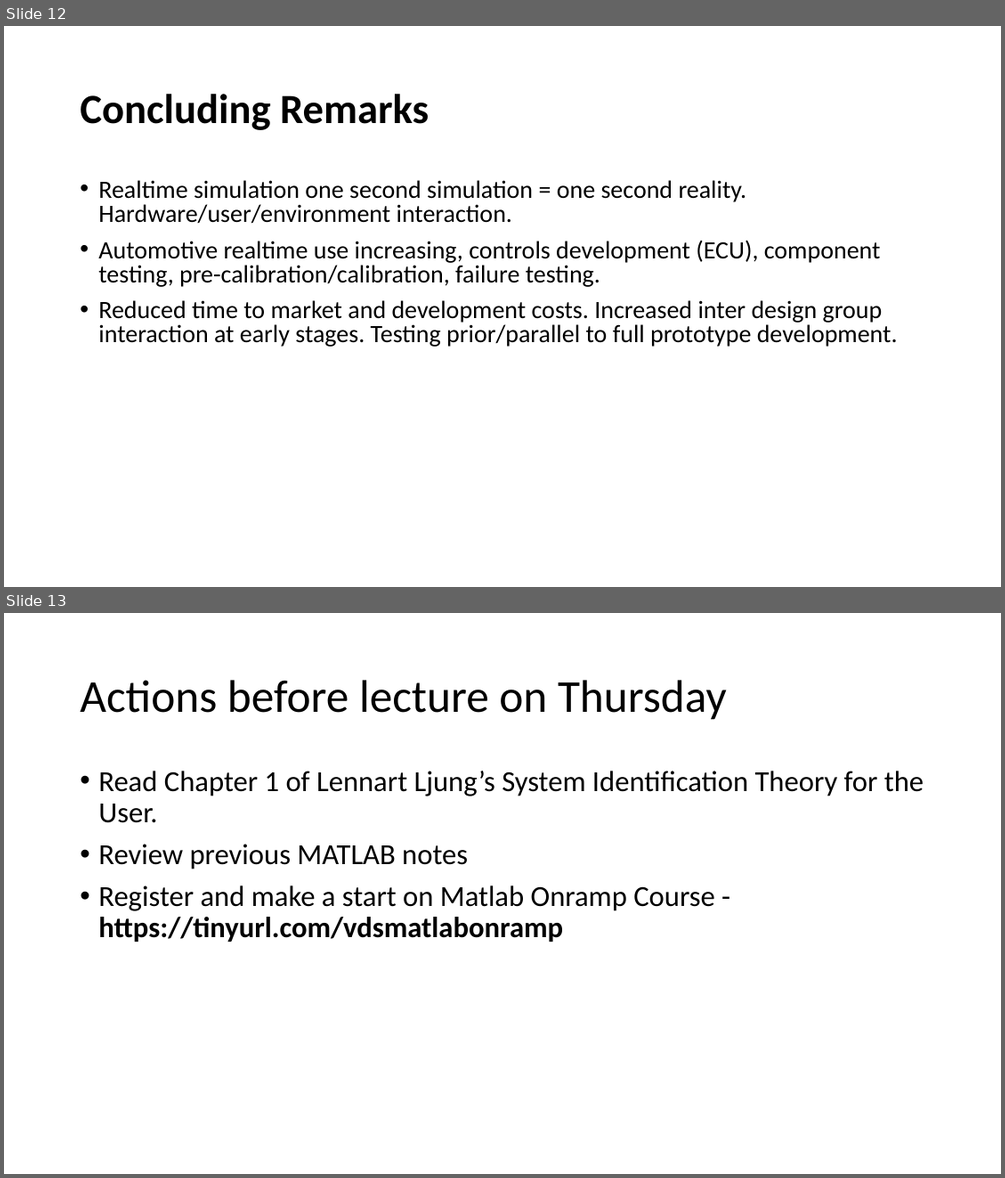
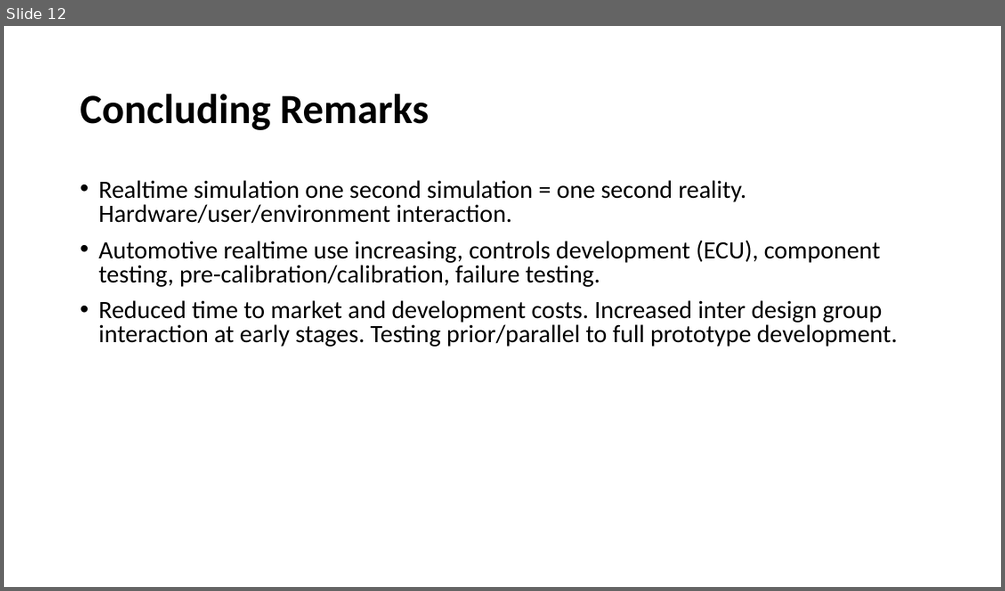
Before and after one commit to bamason2/ttc066-module, a slide deck: docs/lectures/Introduction.pptx. Shown one above the other, each under a label of ours: slides 12 and 13 before the commit, slide 12 after it. The pictures are 1005x1178 and 1005x591 pixels, drawn with LibreOffice and Linux fonts; fonts in the diff are those of the drawing; background and template pictures are left out. Boxes give left, top, right and bottom in pixels: in the first picture for what was removed or moved away, otherwise in the second. Text is boxed around its words. In the diff, an @@ line names an element or a change of style, - is before the commit and + after.

```diff
--- a/docs/lectures/Introduction.pptx
+++ b/docs/lectures/Introduction.pptx
@@ slide 13 removed at (4, 613, 1001, 1174), background #FFFFFF @@
@@ title removed at (80, 680, 727, 720) @@
-Actions before lecture on Thursday
@@ text removed at (98, 771, 923, 941) @@
-• Read Chapter 1 of Lennart Ljung’s System Identification Theory for the User.
-• Review previous MATLAB notes
-• Register and make a start on Matlab Onramp Course - https://tinyurl.com/vdsmatlabonramp
```
Also in this commit, not shown: 11 other files.
